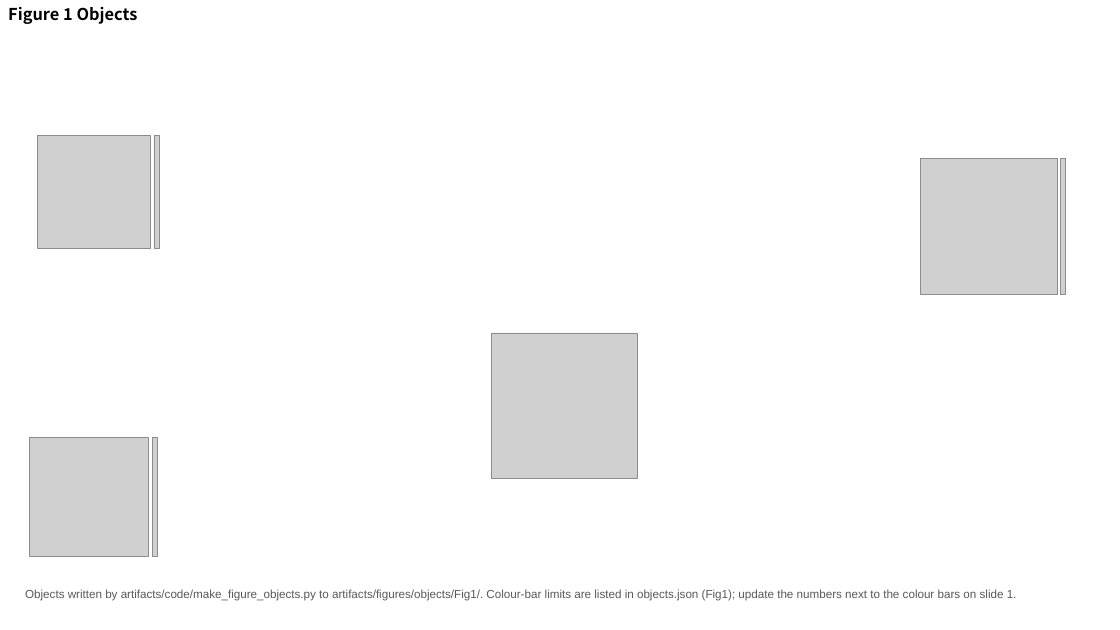
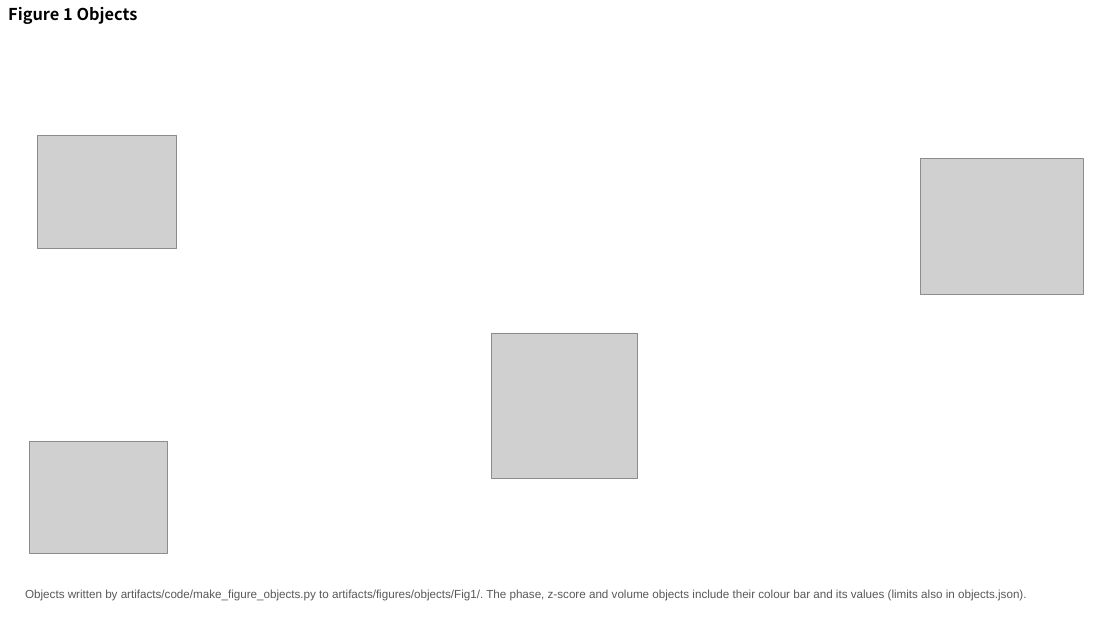
Before and after one commit to uikram/Physics-Aware-Lightweight-Segmentation-for-Quantitative-Holographic-Cell-Analysis-with-Optical-Mass-, a slide deck: slide 2 of artifacts/figures/pptx/Figures_revised.pptx. Drawn at 1120x630 pixels with LibreOffice and Linux fonts; fonts in the diff are those of the drawing; grey boxes stand for pictures. Boxes give left, top, right and bottom in pixels: in the first picture for what was removed or moved away, otherwise in the second. Text is boxed around its words. In the diff, an @@ line names an element or a change of style, - is before the commit and + after.

```diff
--- a/artifacts/figures/pptx/Figures_revised.pptx
+++ b/artifacts/figures/pptx/Figures_revised.pptx
@@ picture: place and size @@
-picture at bbox=[38, 136, 150, 249]
+picture at bbox=[38, 136, 176, 249]
@@ picture removed at bbox=[154, 136, 159, 249] @@
@@ picture: place and size @@
-picture at bbox=[921, 159, 1057, 295]
+picture at bbox=[921, 159, 1083, 295]
@@ picture removed at bbox=[1060, 159, 1065, 295] @@
@@ picture: place and size @@
-picture at bbox=[30, 438, 150, 557]
+picture at bbox=[30, 442, 168, 554]
@@ picture removed at bbox=[152, 438, 157, 557] @@
@@ text at bbox=[25, 589, 1027, 601]: text changed @@
-Objects written by artifacts/code/make_figure_objects.py to artifacts/figures/objects/Fig1/. Colour-bar limits are listed in objects.json (Fig1); update the numbers next to the colour bars on slide 1.
+Objects written by artifacts/code/make_figure_objects.py to artifacts/figures/objects/Fig1/. The phase, z-score and volume objects include their colour bar and its values (limits also in objects.json).
```
Also in this commit, not shown: 2 other slides changed, 13 other files.
